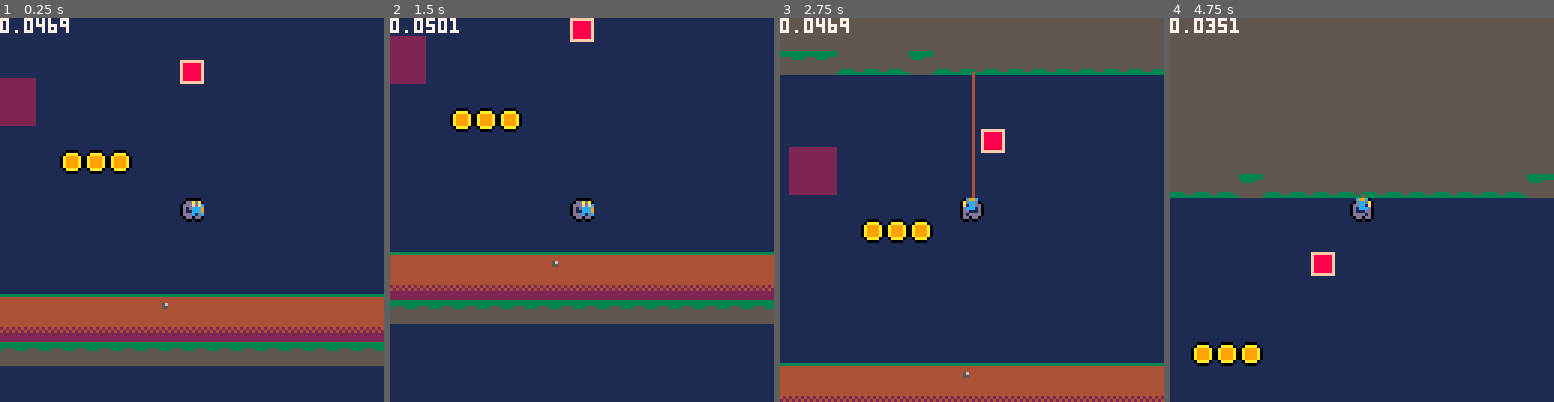
Above: before the commit, frames 1-4 (left to right).
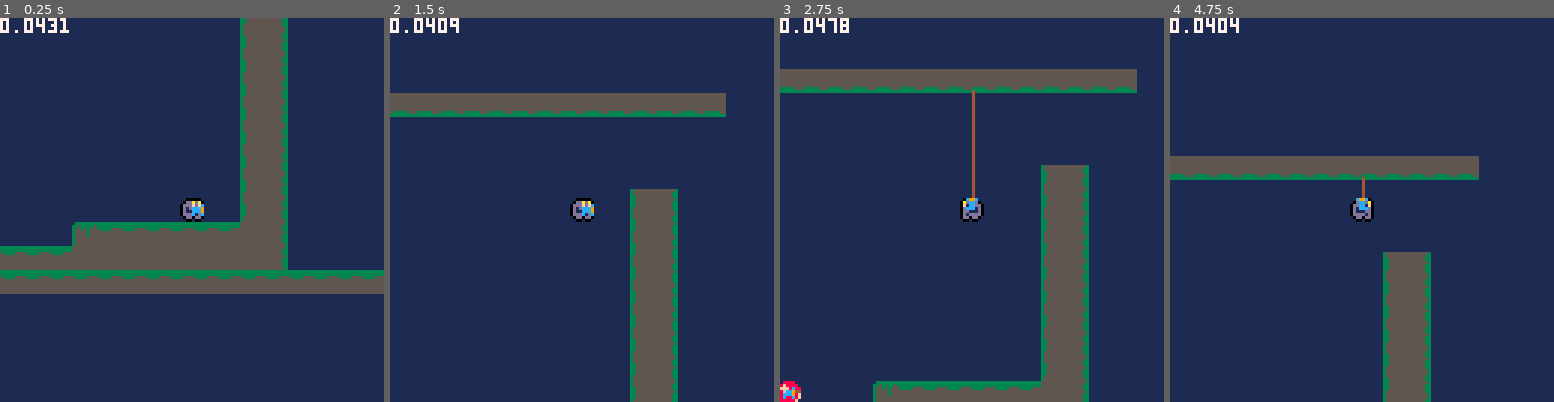
Above: after the commit, the same moments.

Repository: m-r-hunt/Pico-8-Carts
Game: PICO-8 cartridge gdp.p8
Same seed, same stepped clock (60 frames per second), same inputs: the game is played once before the commit and once after it.
Inputs:
- Up to frame 1 (0.25 s): no input
- Up to frame 2 (1.5 s): tap O (Z key) at 0.33, 0.7, 1.43 s
- Up to frame 3 (2.75 s): hold Left 1.97-2.37 s; tap O (Z key) at 2.22 s
- Up to frame 4 (4.75 s): hold Right 2.87-3.53 s; tap O (Z key) at 3.1, 3.98 s; hold Right 4.13-4.53 s

The runs differ from the first frame. In frame 1, 42% of the frame differs, in the area x 0-100%, y 0-91%; in frame 2, 31%; in frame 3, 38%; in frame 4, 49%, in the area x 0-100%, y 0-100%.

Commit message:
Work towards actual metroidvania elements working

Diff:
--- a/gdp.lua
+++ b/gdp.lua
@@ -315,7 +315,7 @@
 			for y=last_t.y,last_t.y+16 do
 				local m=mget(x,y)
 				if fget(m,2) then
-					local e=enemy_scene:instance()
+					local e=tile_spawn_scenes[m]:instance()
 					e:set_position(vec2(x*8+4,y*8+4))
 					root:add_child(e)
 				end
@@ -366,7 +366,7 @@
 	local pos=self.global_position:floored()-camera_pos
 	if (pos.y>0) rectfill(0,0,128,pos.y,5)
 	if (pos.x>0) rectfill(0,0,pos.x,128,5)
-	map(0,0,pos.x,pos.y,128,32,0x80)
+	map(0,0,pos.x,pos.y,128,64,0x80)
 end
 
 camera_pos=vec2(0,0)
@@ -405,6 +405,7 @@
 	faller,
 	{sprite,s=33},
 	{camerafollow},
+	position=vec2(72*8,60*8),
 }
 
 enemy_scene=scene{
@@ -412,8 +413,14 @@
 	{sprite,s=6}
 }
 
+hook_powerup_scene=scene{
+	kinematicbody,
+	{sprite,s=20},
+}
+
 tile_spawn_scenes={
-	[5]=enemy_scene
+	[5]=enemy_scene,
+	[20]=hook_powerup_scene,
 }
 
 root:add_child(player_scene:instance())
--- a/gdp.p8
+++ b/gdp.p8
@@ -263,10 +263,10 @@
 
 
 __gff__
-0000818182040000000000000000000000008181000081818181000000000000000000000000818181810000000000000000000000008181818100000000000000000000000081818181000000000000000000000000000000000000000000000000000000000000000000000000000000000000000000000000000000000000
+0000818182040000000000000000000000008181040081818181000000000000000000008000818181810000000000000000000000008181818100000000000000000000000081818181000000000000000000000000000000000000000000000000000000000000000000000000000000000000000000000000000000000000
 0000000000000000000000000000000000000000000000000000000000000000000000000000000000000000000000000000000000000000000000000000000000000000000000000000000000000000000000000000000000000000000000000000000000000000000000000000000000000000000000000000000000000000
 __map__
-2717171717173737371737373737373737373737371717373737373737373737373737373717171717171737373737373737373737373737373737373737173737373737373737373737373737373717171737373737373737373717173737373737373737373737373737373737373737373737373717171717373737373727
+2737373737373737373737373737373737373737373737373737373737373737373737373737373737373737373737373737373737373737373737373737373737373737373737373737373737373737373737373737373737373737373737373737373737373737373737373737373737373737373737373737373737373727
 2800000000000000000000000000000000000000000000002600000000000000000000000000000000000000000000000000000000000000000000000000000000000000000000000000000000000000000000000000000000000000000000000000000000000000000000000000000000000000000000000000000000000026
 2800000000000000000000000000000000000000000000002600000000000000000000000000000000000000000000000000000000000000000000000000000000000000000000000000000000000000000000000000000000000000000000000000000000000000000000000000000000000000000000000000000000000026
 2800000000000000000000000000000000000000000000002600000000000000000000000000000000000000000000000000000000000000000000000000000000000000000000000000000000000000000000000000000000000000000000000000000000000000000000000000000000000000000000000000000000000026
Not shown, changed: 36 lines of the sprite sheet (__gfx__) section of gdp.p8
